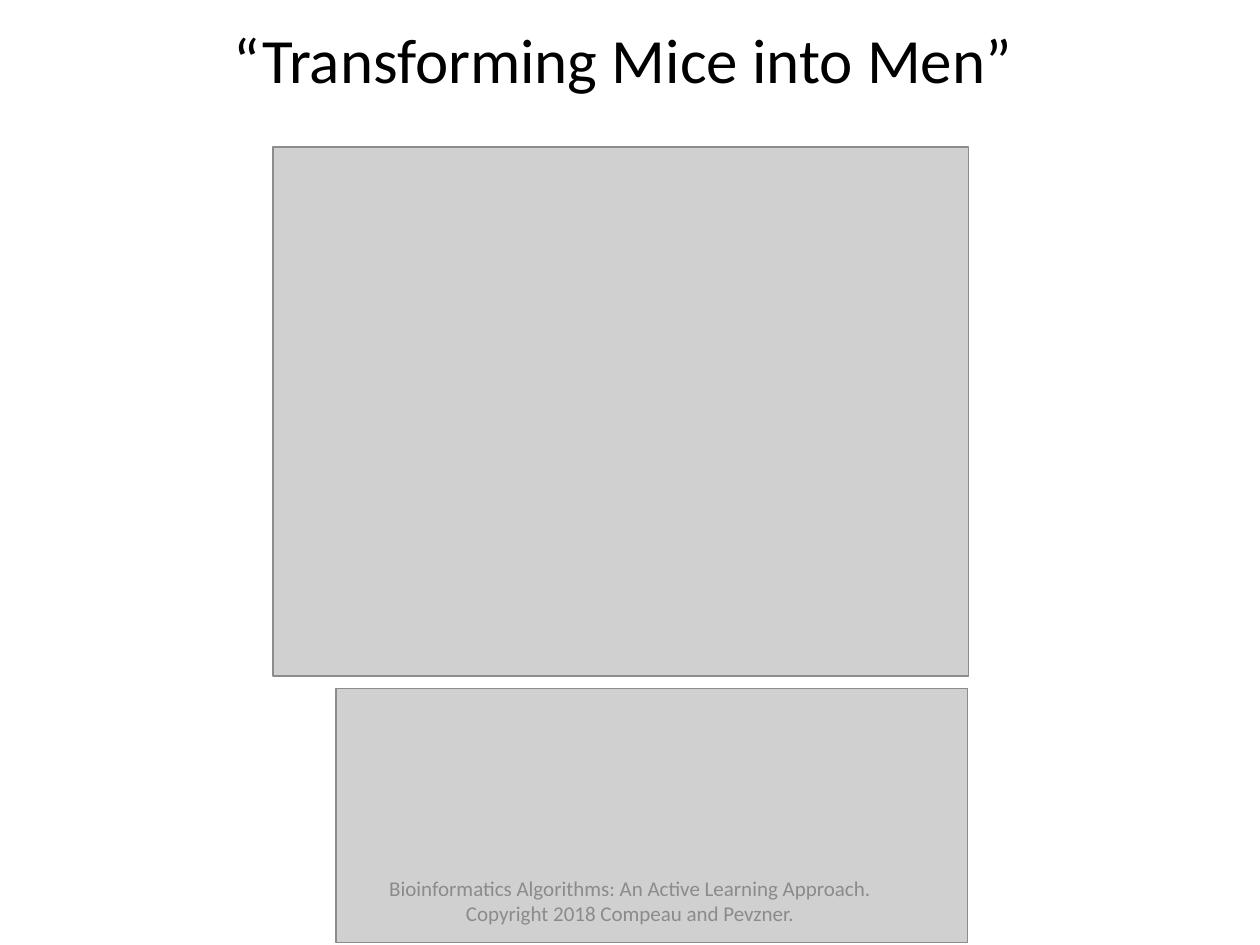
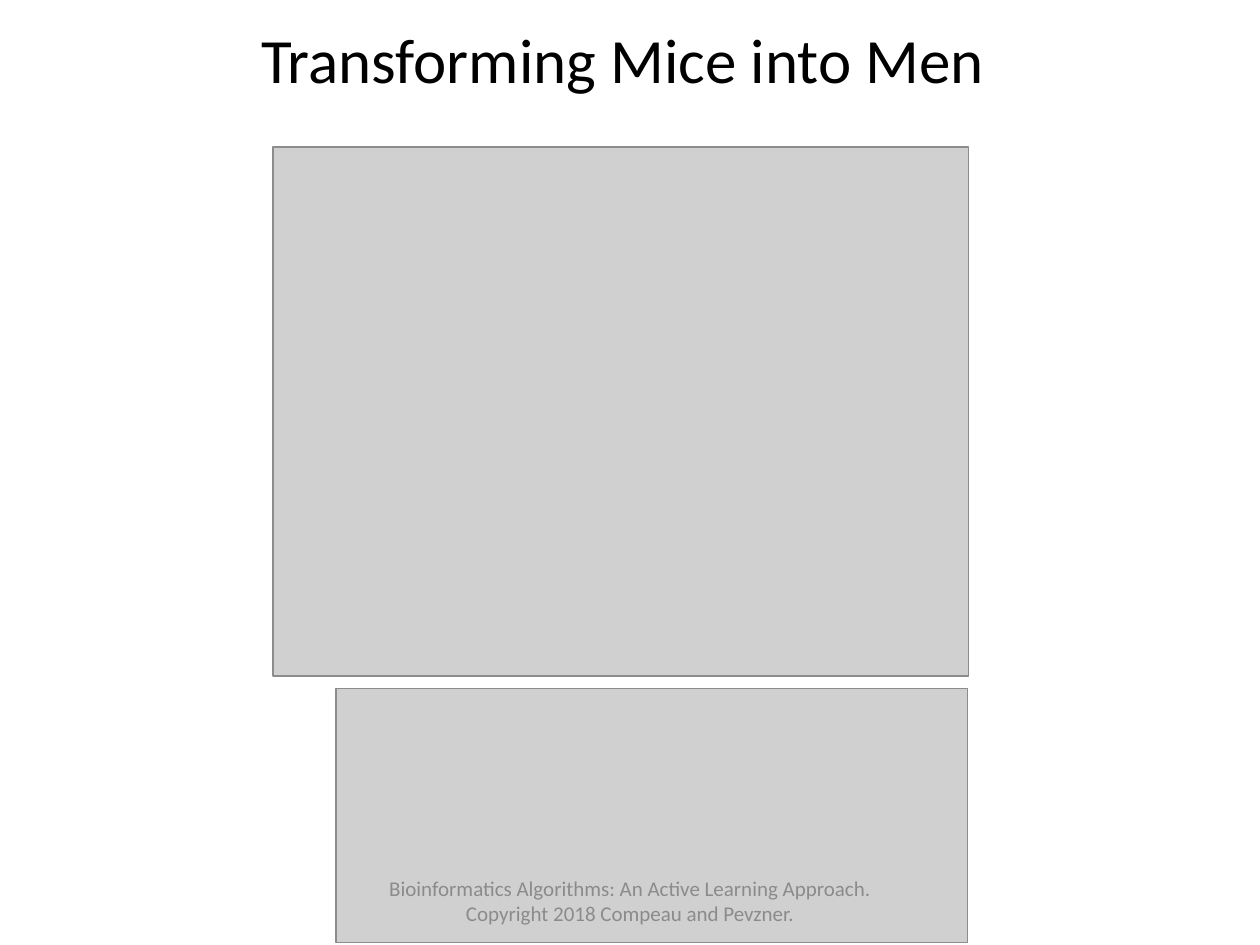
Before and after one commit to haochenhc/haochenhc.github.io, a slide deck: slide 6 of cs502/slides/03_genome_rearrangement.pptx (slide 3 before the commit). Drawn at 1260x945 pixels with LibreOffice and Linux fonts; fonts in the diff are those of the drawing; grey boxes stand for pictures. Boxes give left, top, right and bottom in pixels: in the first picture for what was removed or moved away, otherwise in the second. Text is boxed around its words. In the diff, an @@ line names an element or a change of style, - is before the commit and + after.

```diff
--- a/cs502/slides/03_genome_rearrangement.pptx
+++ b/cs502/slides/03_genome_rearrangement.pptx
@@ title at <box>261,39,984,94</box>: text changed @@
-“Transforming Mice into Men”
+Transforming Mice into Men
```
Also in this commit, not shown: 3 other slides changed, 74 slides added, 1 other file.
